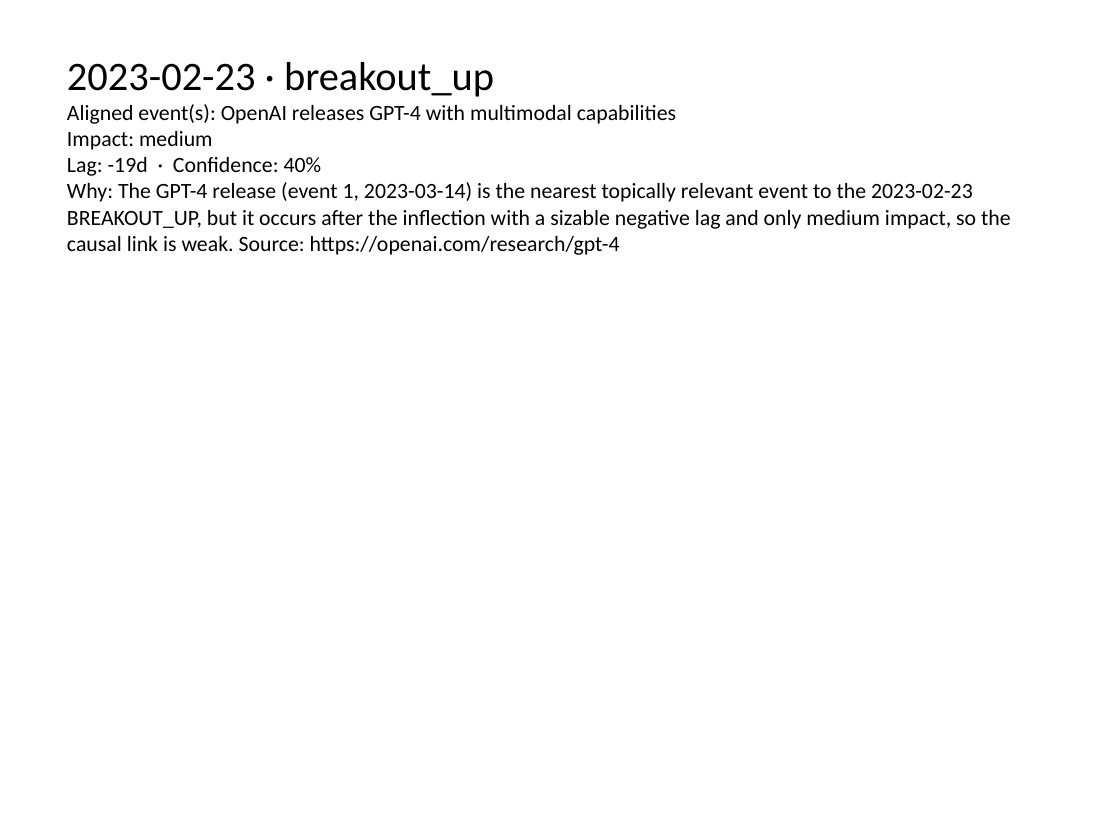
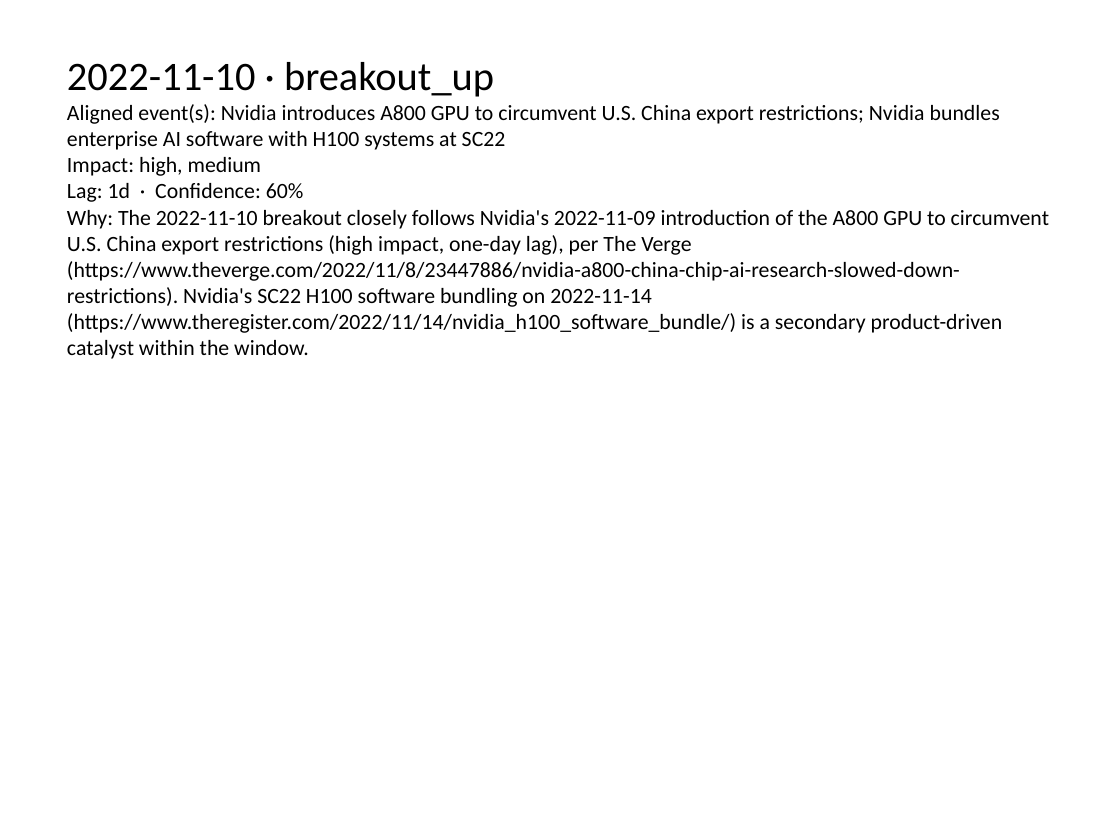
Before and after one commit to damonleelcx/realtime-agent-visualize, a slide deck: slide 5 of samples/NVDA_analysis.pptx. Drawn at 1120x840 pixels with LibreOffice and Linux fonts; fonts in the diff are those of the drawing. Boxes give left, top, right and bottom in pixels: in the first picture for what was removed or moved away, otherwise in the second. Text is boxed around its words. In the diff, an @@ line names an element or a change of style, - is before the commit and + after.

```diff
--- a/samples/NVDA_analysis.pptx
+++ b/samples/NVDA_analysis.pptx
@@ text at bbox=[67, 62, 1049, 359]: text changed @@
-2023-02-23 · breakout_up
-Aligned event(s): OpenAI releases GPT-4 with multimodal capabilities
-Impact: medium
-Lag: -19d · Confidence: 40%
-Why: The GPT-4 release (event 1, 2023-03-14) is the nearest topically relevant event to the 2023-02-23 BREAKOUT_UP, but it occurs after the inflection with a sizable negative lag and only medium impact, so the causal link is weak. Source: https://openai.com/research/gpt-4
+2022-11-10 · breakout_up
+Aligned event(s): Nvidia introduces A800 GPU to circumvent U.S. China export restrictions; Nvidia bundles enterprise AI software with H100 systems at SC22
+Impact: high, medium
+Lag: 1d · Confidence: 60%
+Why: The 2022-11-10 breakout closely follows Nvidia's 2022-11-09 introduction of the A800 GPU to circumvent U.S. China export restrictions (high impact, one-day lag), per The Verge (https://www.theverge.com/2022/11/8/23447886/nvidia-a800-china-chip-ai-research-slowed-down-restrictions). Nvidia's SC22 H100 software bundling on 2022-11-14 (https://www.theregister.com/2022/11/14/nvidia_h100_software_bundle/) is a secondary product-driven catalyst within the window.
```
Also in this commit, not shown: 4 other slides changed, 14 other files.
